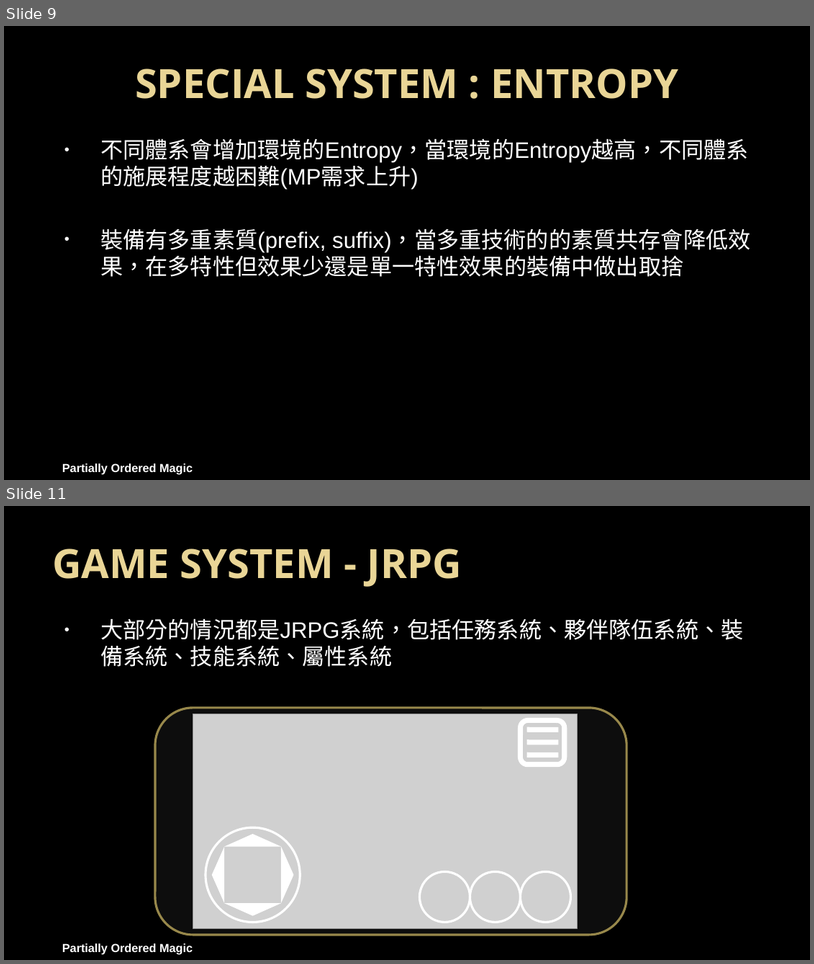
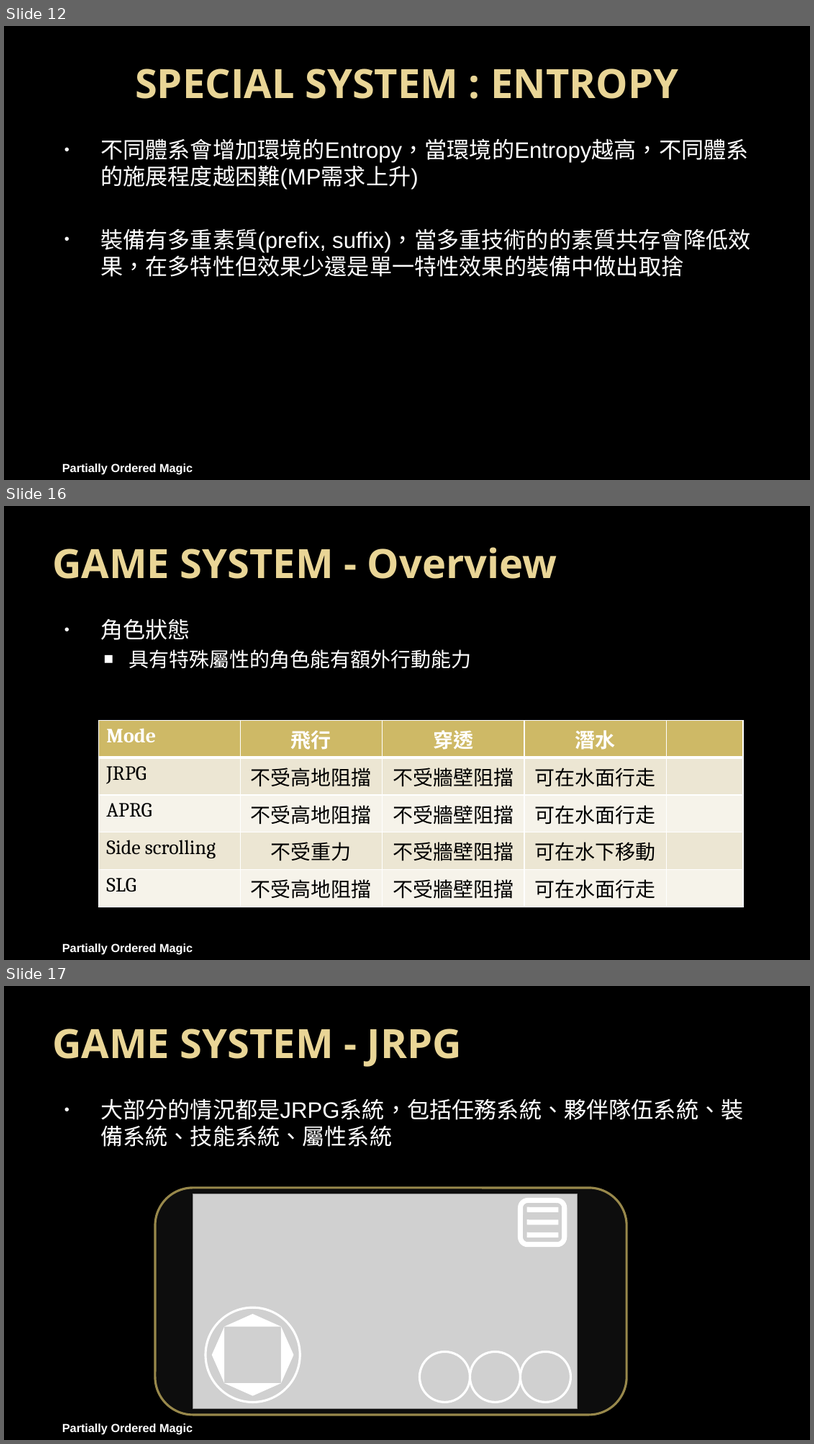
Before and after one commit to PartiallyOrderedMagic/PartiallyOrderedMagic.github.io, a slide deck: MyGame/企劃.pptx. Shown one above the other, each under a label of ours: slides 9 and 11 before the commit, slides 12, 16 and 17 after it; the slides between them are not shown. The pictures are 814x964 and 814x1444 pixels, drawn with LibreOffice and Linux fonts; fonts in the diff are those of the drawing; grey boxes stand for pictures; background and template pictures are left out. Boxes give left, top, right and bottom in pixels: in the first picture for what was removed or moved away, otherwise in the second. Text is boxed around its words. In the diff, an @@ line names an element or a change of style, - is before the commit and + after.

```diff
--- a/MyGame/企劃.pptx
+++ b/MyGame/企劃.pptx
@@ slide 16 added at <box>4,506,810,960</box>, background picture (left out); not listed: 1 template element that a slide beside it also shows @@
@@ title added at <box>52,547,558,579</box>, 36 pt, text gradient #EAD696 to #E7D081, bold @@
+GAME SYSTEM - Overview
@@ text added at <box>100,619,471,669</box>, 18 pt, text #FFFFFF @@
+• 角色狀態
+  ■ 具有特殊屬性的角色能有額外行動能力
@@ table added at <box>98,721,743,901</box>, 5 rows, 5 columns @@
+Mode | 飛行 | 穿透 | 潛水 | 
+JRPG | 不受高地阻擋 | 不受牆壁阻擋 | 可在水面行走 | 
+APRG | 不受高地阻擋 | 不受牆壁阻擋 | 可在水面行走 | 
+Side scrolling | 不受重力 | 不受牆壁阻擋 | 可在水下移動 | 
+SLG | 不受高地阻擋 | 不受牆壁阻擋 | 可在水面行走 | 
@@ what was slide 9 is now slide 12 @@
@@ what was slide 11 is now slide 17 @@
```
Also in this commit, not shown: 2 slides changed, 5 other slides added, 3 other files.
